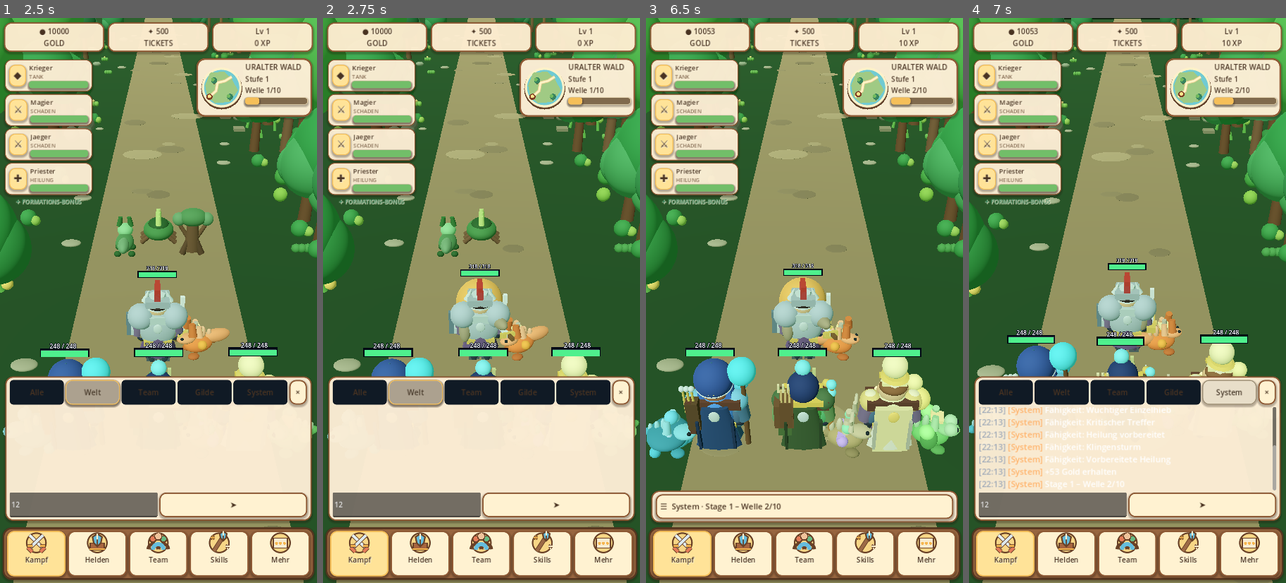
Above: before the commit, frames 1-4 (left to right).
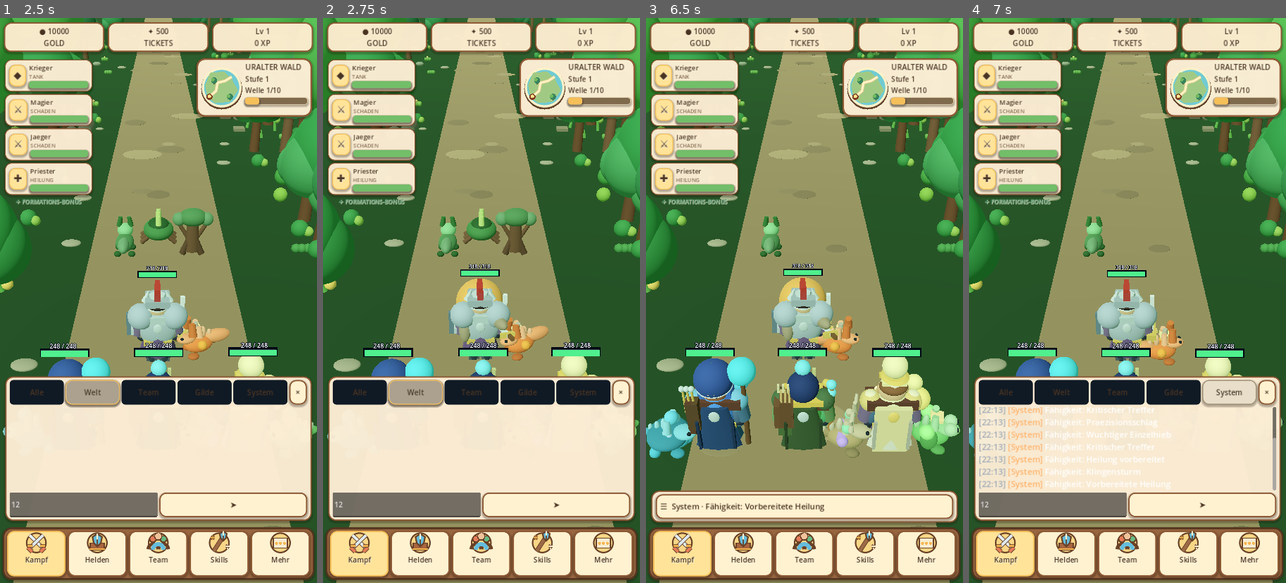
Above: after the commit, the same moments.

Repository: xynewageyx/TitanLegend
Game: Godot game, scene res://scenes/main.tscn
Same seed, same stepped clock (60 frames per second), same inputs: the game is played once before the commit and once after it.
Inputs (mouse positions are in pixels of both pictures, inside the frame that each line leads up to):
- Up to frame 1 (2.5 s): click "☰ System · Stage 1 – Welle 1/…" at 0.5 s; click (82, 503) at 1.27 s; type "12" at 1.35 s; click "Welt" at 2 s
- Up to frame 2 (2.75 s): no input
- Up to frame 3 (6.5 s): click "Alle" at 2.75 s; click "Team" at 3.5 s; click "Gilde" at 4.25 s; click "System" at 5 s; click "×" at 5.75 s
- Up to frame 4 (7 s): click "☰ System · Stage 1 – Welle 2/…" (after the commit: "☰ System · Fähigkeit: Vorbere…") at 6.5 s

Frame 1 is identical in both runs. In frame 2, 0.6% of the frame differs, in the area x 54-68%, y 33-42%; in frame 3, 0.8%; in frame 4, 7.9%, in the area x 0-100%, y 0-100%.

Commit message:
Scale bot skill damage, direct heals, prepared heals and HoT by 80 percent

Diff:
--- a/scripts/battle_manager.gd
+++ b/scripts/battle_manager.gd
@@ -423,7 +423,7 @@
    var class_id: int = int(team_formation.class_ids[slot]) if team_formation != null else 9
    var modifier: float = float(TitanCombatBalance.healer_profile(class_id).get("direct", 1.0))
    modifier *= 1.0 + float(_hero_progression(slot).get("healing", 0.0))
-   var amount: int = maxi(1, roundi(float(team_max_hp) * float(skill.get("heal", 0.0)) * modifier))
+   var amount: int = maxi(1, roundi(float(team_max_hp) * float(skill.get("heal", 0.0)) * modifier * _member_power(slot)))
    _heal_heroes(amount, bool(skill.get("aoe", false)))
   last_ability = "Vorbereitete Heilung"
   if not _has_wounded_hero():
@@ -477,7 +477,7 @@
  var class_id: int = int(team_formation.class_ids[_caster]) if team_formation != null else 9
  var hot_modifier: float = float(TitanCombatBalance.healer_profile(class_id).get("hot", 1.0))
  hot_modifier *= 1.0 + float(_hero_progression(_caster).get("healing", 0.0))
- var new_amount: int = maxi(1, roundi(float(hero_max_hp[target]) * float(skill.get("hot", 0.075)) * hot_modifier))
+ var new_amount: int = maxi(1, roundi(float(hero_max_hp[target]) * float(skill.get("hot", 0.075)) * hot_modifier * _member_power(_caster)))
  # A weaker or shorter HoT must never erase stronger ongoing healing.
  if hero_hot_ticks[target] > 0:
   hero_hot_amount[target] = maxi(hero_hot_amount[target], new_amount)
@@ -750,7 +750,7 @@
   healing *= float(TitanCombatBalance.healer_profile(class_id).get("direct", 1.0))
   healing *= 1.0 + float(_hero_progression(slot).get("healing", 0.0))
   if _has_wounded_hero():
-   _heal_heroes(maxi(1, roundi(float(team_max_hp) * healing)), bool(skill.get("aoe", false)))
+   _heal_heroes(maxi(1, roundi(float(team_max_hp) * healing * _member_power(slot))), bool(skill.get("aoe", false)))
   else:
    prepared_healing[slot] = choice
    last_ability = "Heilung vorbereitet"
@@ -760,7 +760,7 @@
   var damage: int = TitanSkillSystem.damage_for_skill(skill, role, base_damage, enemies_remaining)
   if role == 2 and team_formation != null:
    damage = maxi(1, roundi(float(damage) * float(TitanCombatBalance.healer_profile(int(team_formation.class_ids[slot])).get("damage", 1.0))))
-  damage = maxi(1, roundi(float(damage) * (1.0 + float(_hero_progression(slot).get("attack", 0.0)) + GameManager.weapon_attack_bonus(slot) + GameManager.hardening_bonus(slot, 0) + GameManager.loot_bonus(slot, 2))))
+  damage = maxi(1, roundi(float(damage) * (1.0 + float(_hero_progression(slot).get("attack", 0.0)) + GameManager.weapon_attack_bonus(slot) + GameManager.hardening_bonus(slot, 0) + GameManager.loot_bonus(slot, 2)) * _member_power(slot)))
   _deal_damage_to_enemy(slot, maxi(1, damage), bool(skill.get("aoe", false)))
 
 func _pet_stats(slot: int) -> Dictionary:
@@ -831,6 +831,11 @@
   if target >= 0:
    # Each add deals ~2% of target max HP per enemy attack tick.
    _damage_heroes(maxi(1, roundi(float(hero_max_hp[target]) * 0.02 * TitanCombatBalance.enemy_damage_scale(current_level))), [target])
+
+func _member_power(slot: int) -> float:
+ if team_formation != null and team_formation.has_method("combat_power_multiplier"):
+  return float(team_formation.combat_power_multiplier(slot))
+ return 1.0
 
 func _hero_attack(slot: int, role: int) -> void:
  if not battle_active or enemy_hp <= 0:
